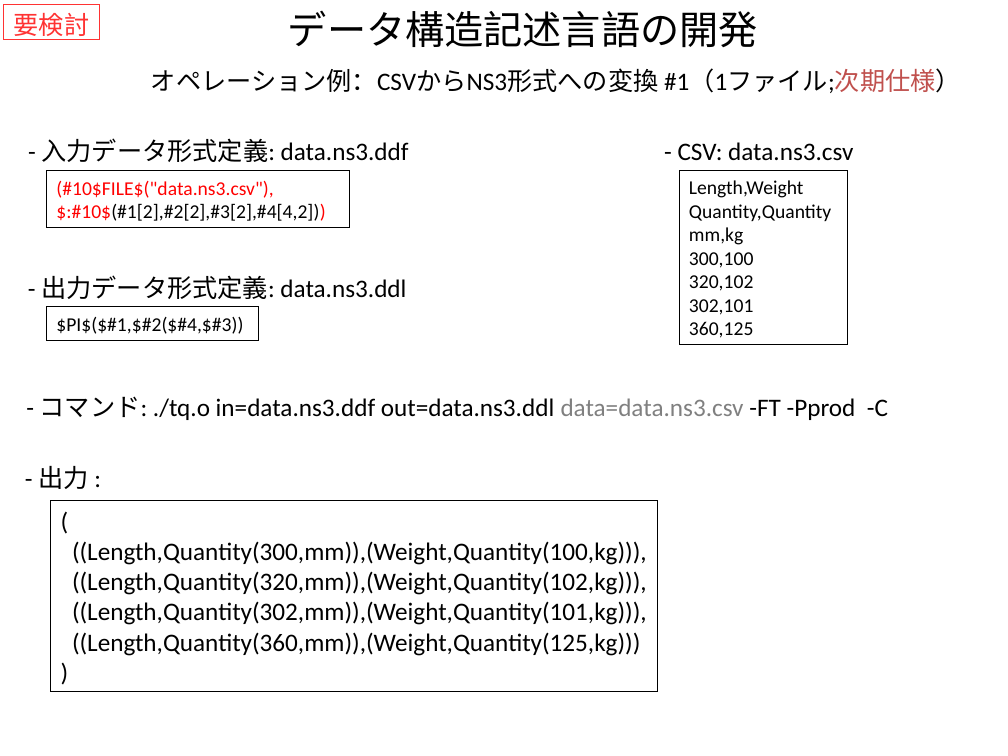
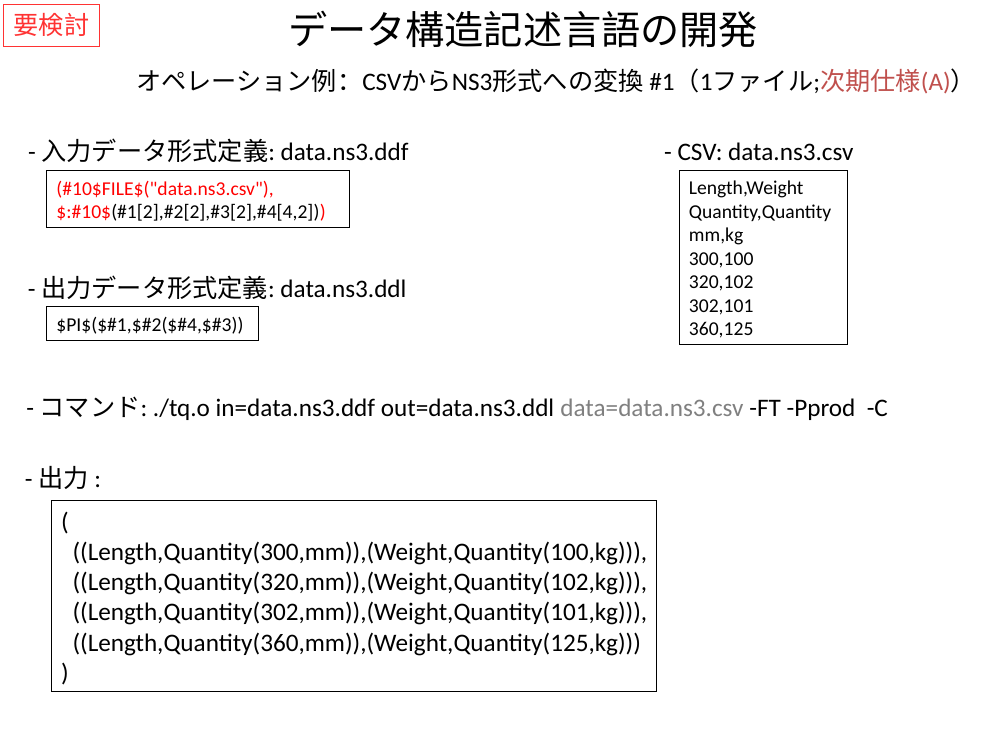
Before and after one commit to kouamano/RECURSIVE-SYSTEM, a slide deck: slide 7 of Document/tq_op_example.pptx. Drawn at 1008x756 pixels with LibreOffice and Linux fonts; fonts in the diff are those of the drawing. Boxes give left, top, right and bottom in pixels: in the first picture for what was removed or moved away, otherwise in the second. Text is boxed around its words. In the diff, an @@ line names an element or a change of style, - is before the commit and + after.

```diff
--- a/Document/tq_op_example.pptx
+++ b/Document/tq_op_example.pptx
@@ rectangle "要検討": place and size @@
-rectangle "要検討" at [4, 5, 100, 40]
+rectangle "要検討" at [4, 5, 100, 47]
@@ text at [136, 68, 976, 94]: text changed @@
-オペレーション例：CSVからNS3形式への変換 #1（1ファイル;次期仕様）
+オペレーション例：CSVからNS3形式への変換 #1（1ファイル;次期仕様(A)）
```
Also in this commit, not shown: 5 other slides changed, 1 other file.
